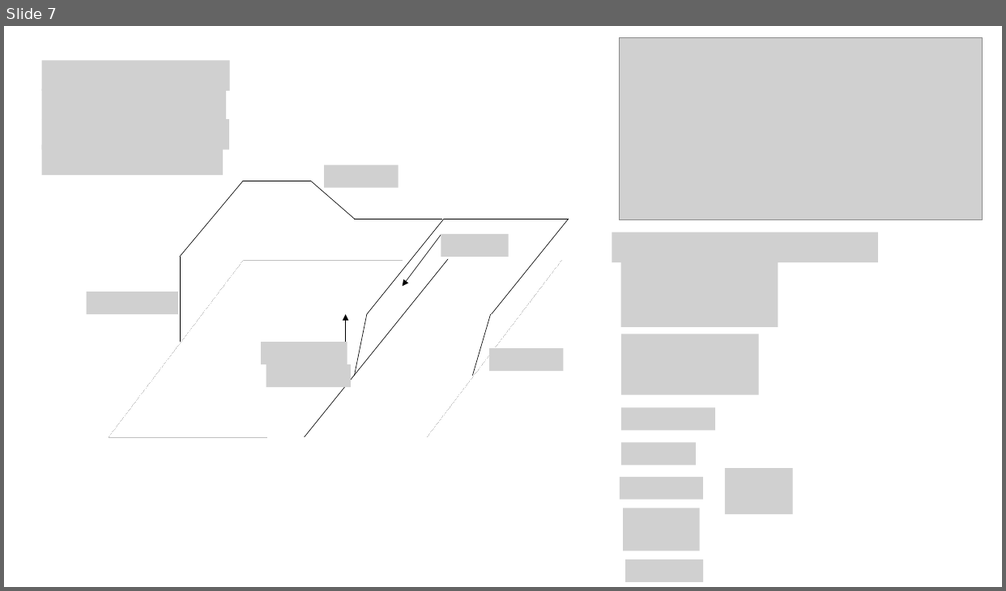
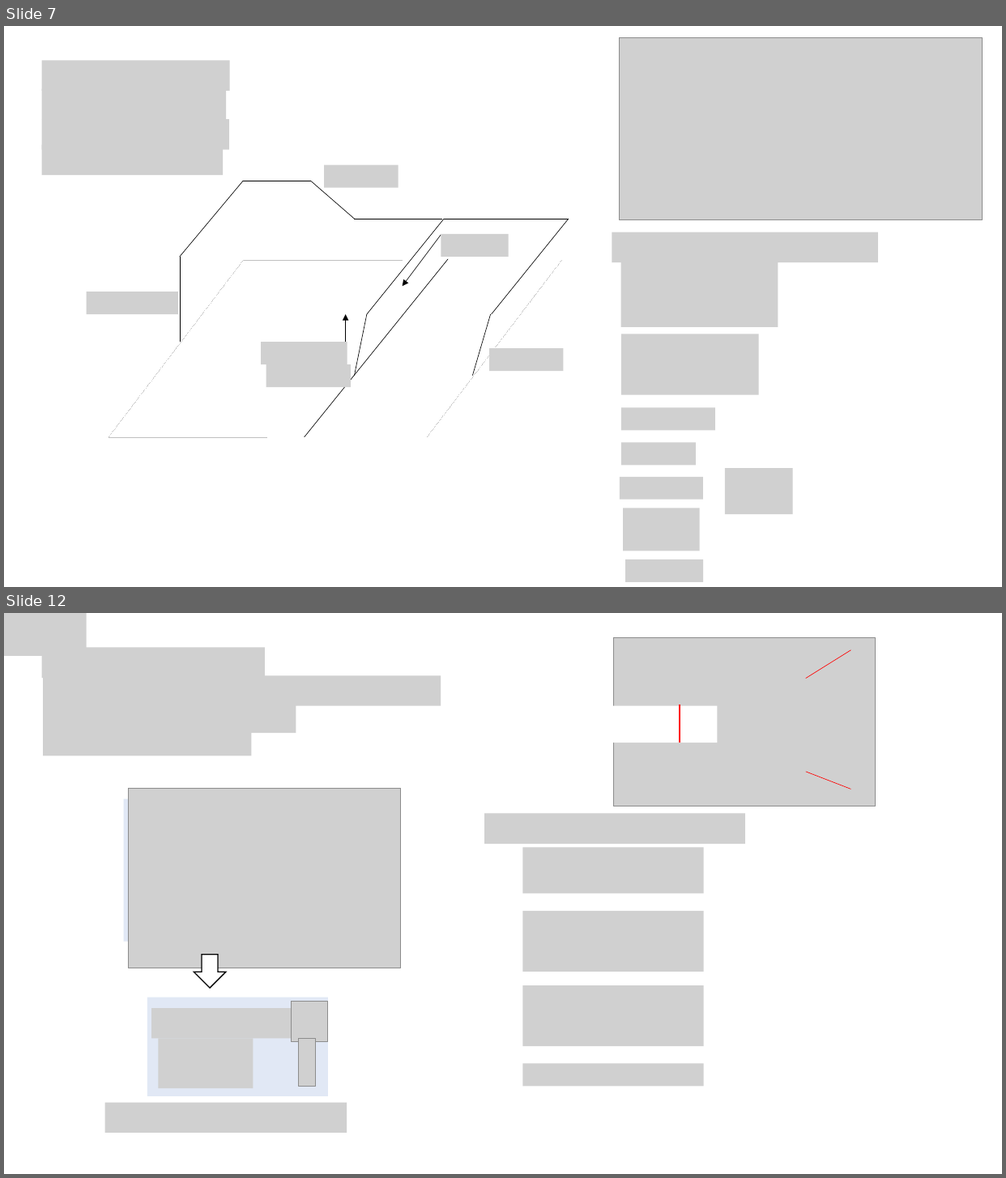
Before and after one commit to 88p/python_test, a slide deck: R4 上 5.pptx. Shown one above the other, each under a label of ours: slide 7 before the commit, slides 7 and 12 after it; the slides between them are not shown. The pictures are 1006x591 and 1006x1178 pixels, drawn with LibreOffice and Linux fonts; fonts in the diff are those of the drawing; grey boxes stand for pictures. Boxes give left, top, right and bottom in pixels: in the first picture for what was removed or moved away, otherwise in the second. Text is boxed around its words. In the diff, an @@ line names an element or a change of style, - is before the commit and + after.

```diff
--- a/R4 上 5.pptx
+++ b/R4 上 5.pptx
@@ slide 12 added at [4,613,1002,1174], background #FFFFFF @@
@@ picture added at [4,613,87,656] @@
@@ picture added at [41,648,265,678] @@
@@ picture added at [613,637,876,806] @@
@@ line added from (806, 678) to (851, 650), #FF0000 0.5 pt @@
@@ picture added at [43,676,441,706] @@
@@ picture added at [43,703,296,733] @@
@@ rectangle added at [613,706,718,743], fill #FFFFFF @@
@@ line added from (680, 705) to (680, 743), #FF0000 1.5 pt @@
@@ picture added at [43,726,251,756] @@
@@ line added from (806, 772) to (851, 789), #FF0000 0.5 pt @@
@@ rectangle added at [124,799,296,942], fill #DAE3F3 at 80% opacity @@
@@ picture added at [129,788,401,969] @@
@@ picture added at [484,814,745,845] @@
@@ picture added at [522,847,704,894] @@
@@ picture added at [522,911,704,972] @@
@@ down arrow added at [194,955,226,989], fill #FFFFFF, outline #000000 1 pt @@
@@ rectangle added at [147,998,328,1097], fill #DAE3F3 at 80% opacity @@
@@ picture added at [522,986,704,1046] @@
@@ picture added at [151,1008,297,1038] @@
@@ picture added at [291,1002,327,1042] @@
@@ picture added at [158,1039,253,1089] @@
@@ picture added at [298,1039,315,1086] @@
@@ picture added at [522,1063,704,1086] @@
@@ picture added at [105,1102,347,1132] @@
```
Also in this commit, not shown: 2 slides changed, 2 other slides added, 2 slides removed.
